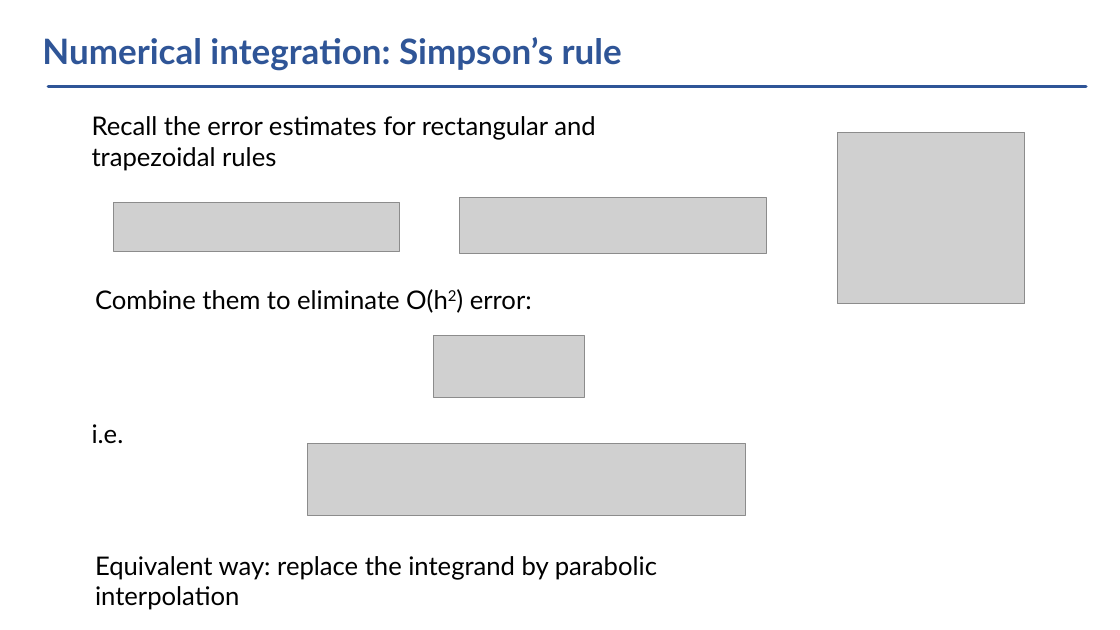
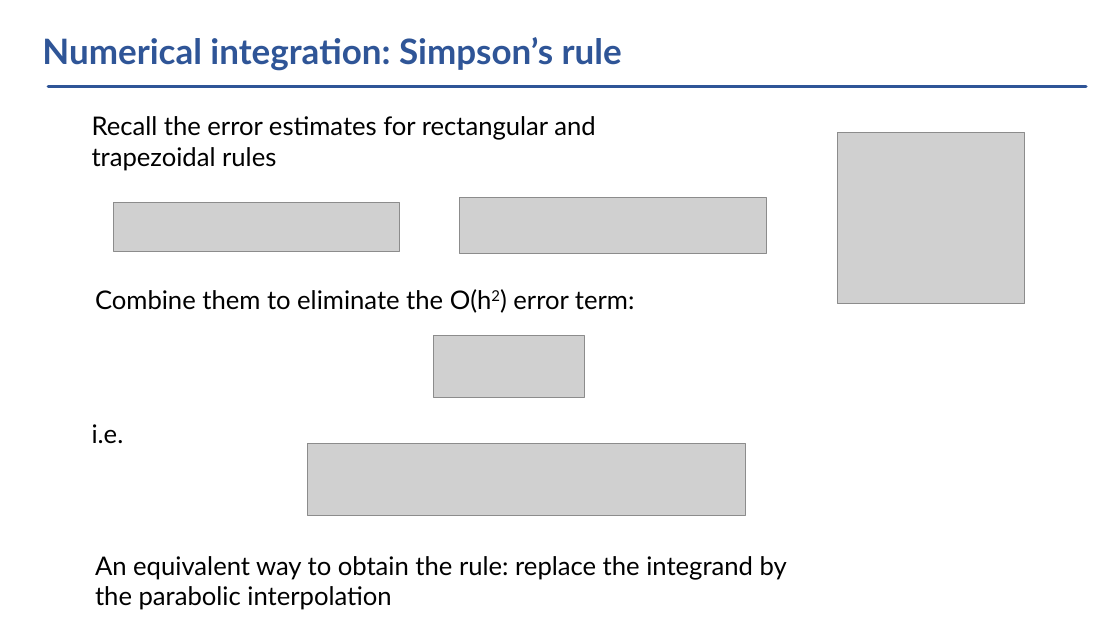
Before and after one commit to vlvovch/PHYS6350-ComputationalPhysics, a slide deck: slide 12 of lectures/Lecture6-01-31-23-NumericalIntegration.pptx. Drawn at 1120x630 pixels with LibreOffice and Linux fonts; fonts in the diff are those of the drawing; grey boxes stand for pictures. Boxes give left, top, right and bottom in pixels: in the first picture for what was removed or moved away, otherwise in the second. Text is boxed around its words. In the diff, an @@ line names an element or a change of style, - is before the commit and + after.

```diff
--- a/lectures/Lecture6-01-31-23-NumericalIntegration.pptx
+++ b/lectures/Lecture6-01-31-23-NumericalIntegration.pptx
@@ text at [95, 289, 634, 313]: text changed @@
-Combine them to eliminate O(h2) error:
+Combine them to eliminate the O(h2) error term:
@@ text at [95, 556, 787, 610]: text changed @@
-Equivalent way: replace the integrand by parabolic interpolation
+An equivalent way to obtain the rule: replace the integrand by the parabolic interpolation
```
Also in this commit, not shown: 8 other slides changed, 39 other files.
